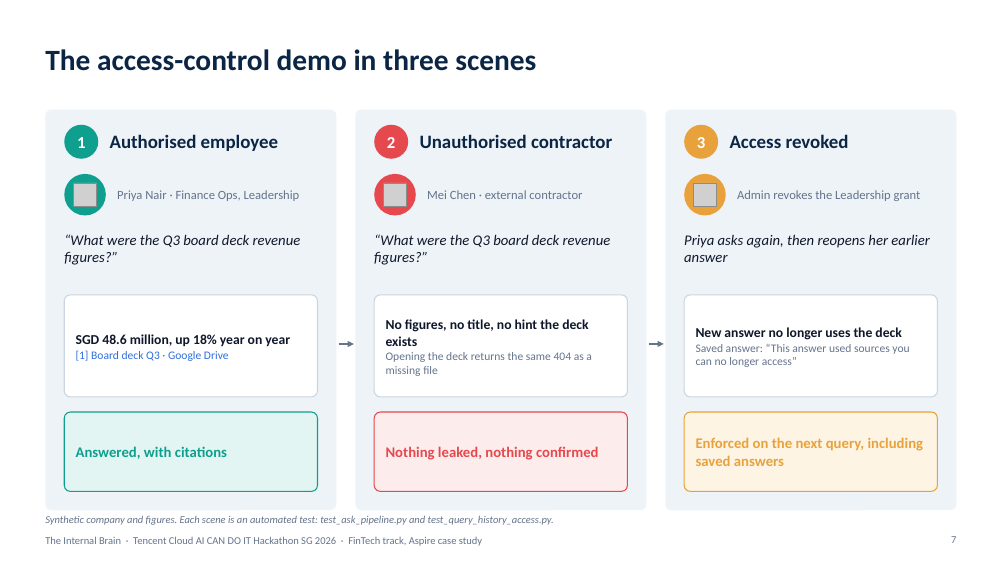
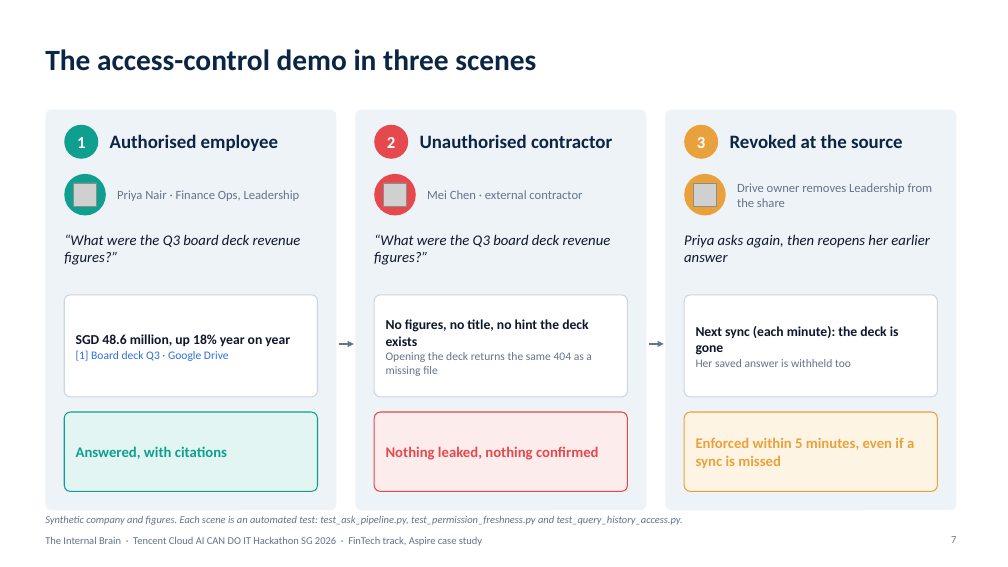
Before and after one commit to pavan2184/tencent-hack, a slide deck: slide 7 of docs/presentations/internal-brain-architecture.pptx. Drawn at 1008x567 pixels with LibreOffice and Linux fonts; fonts in the diff are those of the drawing; grey boxes stand for pictures. Boxes give left, top, right and bottom in pixels: in the first picture for what was removed or moved away, otherwise in the second. Text is boxed around its words. In the diff, an @@ line names an element or a change of style, - is before the commit and + after.

```diff
--- a/docs/presentations/internal-brain-architecture.pptx
+++ b/docs/presentations/internal-brain-architecture.pptx
@@ text at (730,134,903,148): text changed @@
-Access revoked
+Revoked at the source
@@ text at (737,183,933,207): text changed @@
-Admin revokes the Leadership grant
+Drive owner removes Leadership from the share
@@ text at (696,326,899,367): text changed; size 11 to 13 pt; text colour #64748B to #0F172A; bold on @@
-New answer no longer uses the deck
-Saved answer: “This answer used sources you can no longer access”
+Next sync (each minute): the deck is gone
+Her saved answer is withheld too
@@ text at (696,437,914,469): text changed @@
-Enforced on the next query, including saved answers
+Enforced within 5 minutes, even if a sync is missed
@@ text at (45,515,683,525): text changed @@
-Synthetic company and figures. Each scene is an automated test: test_ask_pipeline.py and test_query_history_access.py.
+Synthetic company and figures. Each scene is an automated test: test_ask_pipeline.py, test_permission_freshness.py and test_query_history_access.py.
```
Also in this commit, not shown: 7 other slides changed, 2 slides added, 3 other files.
